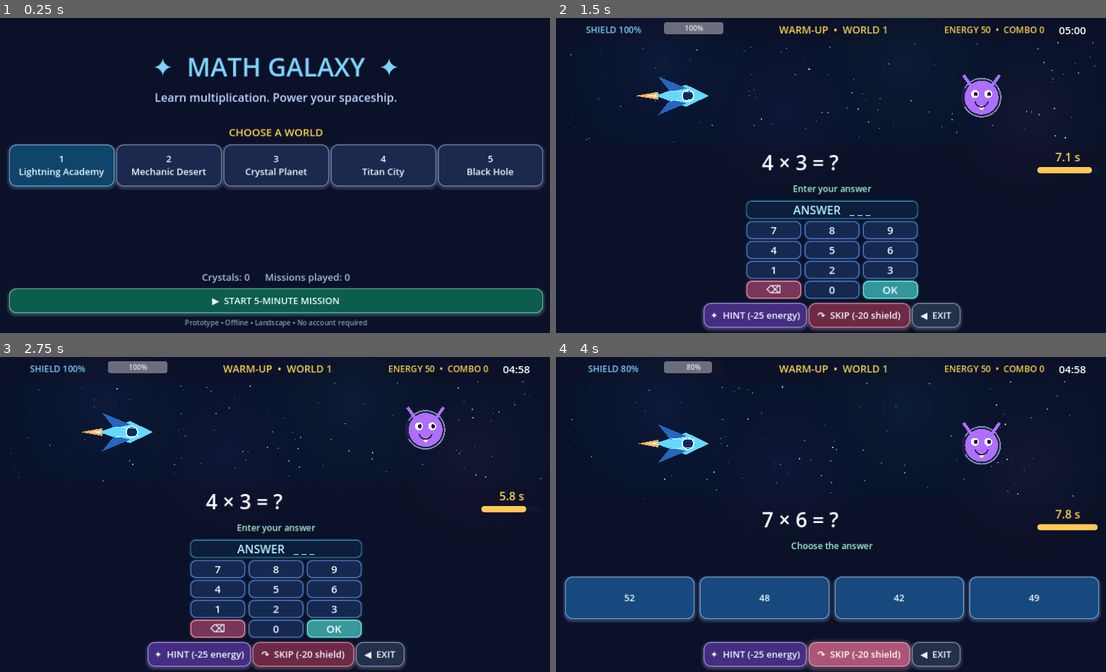
Above: before the commit, frames 1-4 (two rows, left to right).
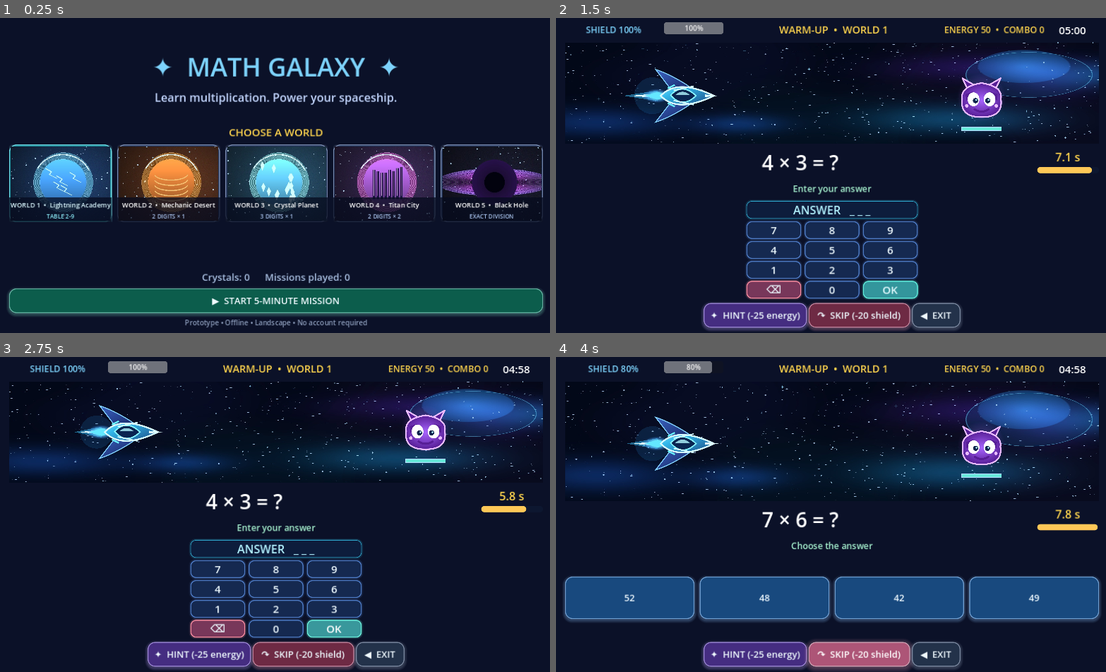
Above: after the commit, the same moments.

Repository: trun0ff/math-galaxy
Game: Godot game, scene res://scenes/Main.tscn
Same seed, same stepped clock (60 frames per second), same inputs: the game is played once before the commit and once after it.
Inputs:
- Up to frame 1 (0.25 s): no input
- Up to frame 2 (1.5 s): click "▶ START 5-MINUTE MISSION" at 0.5 s; click "OK" at 1.25 s
- Up to frame 3 (2.75 s): click "OK" at 2 s
- Up to frame 4 (4 s): click "↷ SKIP (-20 shield)" at 2.75 s; click "↷ SKIP (-20 shield)" at 3.5 s

The runs differ from the first frame. In frame 1, 15% of the frame differs, in the area x 1-99%, y 40-65%; in frame 2, 7.1%; in frame 3, 7.0%; in frame 4, 8.1%.

Commit message:
Add illustrated worlds and persistent enemy damage

Diff:
--- a/scripts/Main.gd
+++ b/scripts/Main.gd
@@ -2,6 +2,8 @@
 
 const SCENE_SCRIPT = preload("res://scripts/SpaceScene.gd")
 const KEYPAD_SCRIPT = preload("res://scripts/ui/NeonKeypad.gd")
+const WORLD_ART = [preload("res://assets/worlds/1_lightning.jpg"), preload("res://assets/worlds/2_desert.jpg"), preload("res://assets/worlds/3_crystal.jpg"), preload("res://assets/worlds/4_titan.jpg"), preload("res://assets/worlds/5_blackhole.jpg")]
+const WORLD_SUBTITLES = ["TABLE 2-9", "2 DIGITS × 1", "3 DIGITS × 1", "2 DIGITS × 2", "EXACT DIVISION"]
 const SAVE_PATH = "user://math_galaxy_progress.json"
 const MISSION_LENGTH := 300.0
 const PHASE_LIMITS := [35.0, 85.0, 235.0, 280.0, 300.0]
@@ -203,18 +205,55 @@
 	grid.columns = 5
 	grid.size_flags_horizontal = Control.SIZE_EXPAND_FILL
 	root.add_child(grid)
+	grid.add_theme_constant_override("h_separation", 12)
 	for i in range(5):
 		var idx: int = i + 1
-		var b := make_button("%d\n%s" % [idx,WORLD_NAMES[i]], func(): select_world(idx), Color("17669e") if idx == world else Color("293c73"), 205)
-		b.custom_minimum_size.y = 95
-		b.size_flags_horizontal = Control.SIZE_EXPAND_FILL
-		grid.add_child(b)
+		grid.add_child(make_world_card(idx))
 	var filler := Control.new()
 	filler.size_flags_vertical = Control.SIZE_EXPAND_FILL
 	root.add_child(filler)
 	root.add_child(make_label("Crystals: %d      Missions played: %d" % [progress.get("coins",0), progress.get("missions",0)], 22, Color("a7bddf")))
 	root.add_child(make_button("▶  START 5-MINUTE MISSION", start_mission, Color("12896f")))
 	root.add_child(make_label("Prototype • Offline • Landscape • No account required", 16, Color("8999b7")))
+
+func make_world_card(idx: int) -> Button:
+	var selected: bool = idx == world
+	var b := make_button("", func(): select_world(idx), Color("25c4d6") if selected else Color("334d82"), 180)
+	b.custom_minimum_size.y = 176
+	b.size_flags_horizontal = Control.SIZE_EXPAND_FILL
+	b.clip_contents = true
+	var picture := TextureRect.new()
+	picture.texture = WORLD_ART[idx - 1]
+	picture.expand_mode = TextureRect.EXPAND_IGNORE_SIZE
+	picture.stretch_mode = TextureRect.STRETCH_KEEP_ASPECT_COVERED
+	picture.anchor_right = 1.0
+	picture.anchor_bottom = 1.0
+	picture.offset_left = 4
+	picture.offset_top = 4
+	picture.offset_right = -4
+	picture.offset_bottom = -4
+	picture.mouse_filter = Control.MOUSE_FILTER_IGNORE
+	b.add_child(picture)
+	var dark := ColorRect.new()
+	dark.color = Color(0.025, 0.045, 0.12, 0.76)
+	dark.anchor_top = 0.68
+	dark.anchor_right = 1.0
+	dark.anchor_bottom = 1.0
+	dark.mouse_filter = Control.MOUSE_FILTER_IGNORE
+	b.add_child(dark)
+	var title := make_label("WORLD %d  •  %s" % [idx, WORLD_NAMES[idx - 1]], 15, Color("dbf8ff") if selected else Color.WHITE)
+	title.anchor_top = 0.69
+	title.anchor_right = 1
+	title.anchor_bottom = 0.88
+	title.mouse_filter = Control.MOUSE_FILTER_IGNORE
+	b.add_child(title)
+	var subtitle := make_label(WORLD_SUBTITLES[idx - 1], 13, Color("8deefa") if selected else Color("a9c3ed"))
+	subtitle.anchor_top = 0.86
+	subtitle.anchor_right = 1
+	subtitle.anchor_bottom = 1
+	subtitle.mouse_filter = Control.MOUSE_FILTER_IGNORE
+	b.add_child(subtitle)
+	return b
 
 func select_world(value: int) -> void:
 	world = value
@@ -306,6 +345,8 @@
 func update_phase_label() -> void:
 	if header != null:
 		header.text = "%s  •  WORLD %d" % [PHASE_NAMES[phase], world]
+	if art != null and is_instance_valid(art):
+		art.call("set_boss_mode", phase == 3)
 
 func update_hud() -> void:
 	info.text = "%02d:%02d" % [int(ceil(MISSION_LENGTH-elapsed)) / 60, int(ceil(MISSION_LENGTH-elapsed)) % 60]
--- a/scripts/SpaceScene.gd
+++ b/scripts/SpaceScene.gd
@@ -7,10 +7,18 @@
 var laser_timer: float = 0.0
 var death_timer: float = 0.0
 var enemy_index: int = 0
+var enemy_hp: int = 3
+var enemy_max_hp: int = 3
+var boss_mode: bool = false
+var enemy_impact: float = 0.0
+var enemy_defeated: float = 0.0
 var stars: Array[Vector2] = []
 var debris: Array[Dictionary] = []
 var shockwaves: Array[Dictionary] = []
 var rng := RandomNumberGenerator.new()
+const PLAYER_TEXTURE = preload("res://assets/battle/player.png")
+const ENEMY_TEXTURES = [preload("res://assets/battle/enemy_1.png"), preload("res://assets/battle/enemy_2.png"), preload("res://assets/battle/enemy_3.png")]
+const SPACE_TEXTURE = preload("res://assets/battle/nebula.jpg")
 
 func _ready() -> void:
 	mouse_filter = Control.MOUSE_FILTER_IGNORE
@@ -24,6 +32,8 @@
 	damage_timer = maxf(0.0, damage_timer - delta)
 	laser_timer = maxf(0.0, laser_timer - delta)
 	death_timer = maxf(0.0, death_timer - delta)
+	enemy_impact = maxf(0.0, enemy_impact - delta)
+	enemy_defeated = maxf(0.0, enemy_defeated - delta)
 	for i in range(debris.size() - 1, -1, -1):
 		var p: Dictionary = debris[i]
 		p["life"] = float(p["life"]) - delta
@@ -55,13 +65,27 @@
 		debris.append({"pos": at, "vel": velocity, "life": rng.randf_range(0.25, 0.82), "max_life": 0.82, "radius": rng.randf_range(1.5, 5.5), "color": palette[i % palette.size()]})
 	shockwaves.append({"pos": at, "age": 0.0})
 
+func set_boss_mode(active: bool) -> void:
+	if boss_mode == active: return
+	boss_mode = active
+	enemy_max_hp = 6 if active else 3
+	enemy_hp = enemy_max_hp
+	enemy_defeated = 0.0
+
 func hit_enemy() -> void:
 	if death_timer > 0.0:
 		return
 	laser_timer = 0.36
 	hit_timer = 0.6
-	burst(enemy_position(), 38, [Color("fff2a0"), Color("ffb347"), Color("ff5fa2"), Color("b9ebff")])
-	enemy_index += 1
+	enemy_hp -= 1
+	enemy_impact = 0.42
+	burst(enemy_position(), 22, [Color("fff2a0"), Color("ffb347"), Color("ff5fa2"), Color("b9ebff")])
+	if enemy_hp <= 0:
+		burst(enemy_position(), 75, [Color("fff2a0"), Color("ffb347"), Color("ff5fa2"), Color("b9ebff")], 235.0)
+		enemy_defeated = 0.31
+		enemy_index += 1
+		enemy_max_hp = 6 if boss_mode else 3
+		enemy_hp = enemy_max_hp
 
 func hit_ship() -> void:
 	if death_timer > 0.0:
@@ -79,14 +103,8 @@
 	var h: float = size.y
 	if w < 50.0 or h < 50.0:
 		return
-	# Several softly glowing nebula layers and parallax starfields.
-	draw_rect(Rect2(Vector2.ZERO, size), Color("08132b"))
-	for i in range(4):
-		var center := Vector2(w * (0.18 + i * 0.23), h * (0.22 + (i % 2) * 0.48))
-		var tint: Color = [Color("273d7e"), Color("362c70"), Color("174f65"), Color("502954")][i]
-		for j in range(7, 0, -1):
-			var alpha: float = 0.012 + (8.0 - j) * 0.003
-			draw_circle(center, float(j) * 28.0, Color(tint.r, tint.g, tint.b, alpha))
+	# Painted nebula texture with a subtle animated parallax star layer.
+	draw_texture_rect(SPACE_TEXTURE, Rect2(Vector2.ZERO, size), false, Color.WHITE)
 	for i in range(stars.size()):
 		var star: Vector2 = stars[i]
 		var layer: int = i % 3
@@ -103,30 +121,35 @@
 	if damage_timer > 0.0 and death_timer == 0.0:
 		ship += Vector2(rng.randf_range(-4.0, 4.0), rng.randf_range(-3.0, 3.0))
 	if death_timer <= 0.0:
-		# Engine bloom and ship hull.
-		var flame: float = 20.0 + sin(time_passed * 23.0) * 7.0
-		draw_colored_polygon(PackedVector2Array([ship + Vector2(-54, -9), ship + Vector2(-84 - flame, 0), ship + Vector2(-54, 9)]), Color("ffae4f"))
-		draw_colored_polygon(PackedVector2Array([ship + Vector2(-50, -4), ship + Vector2(-70 - flame * 0.7, 0), ship + Vector2(-50, 4)]), Color("d9faff"))
-		draw_colored_polygon(PackedVector2Array([ship + Vector2(-62, 0), ship + Vector2(8, -25), ship + Vector2(60, 0), ship + Vector2(8, 25)]), Color("65d8ff"))
-		draw_colored_polygon(PackedVector2Array([ship + Vector2(-28, -9), ship + Vector2(-56, -44), ship + Vector2(9, -17)]), Color("2865bd"))
-		draw_colored_polygon(PackedVector2Array([ship + Vector2(-28, 9), ship + Vector2(-56, 44), ship + Vector2(9, 17)]), Color("2865bd"))
-		draw_circle(ship + Vector2(12, 0), 13, Color("10275e"))
-		draw_line(ship + Vector2(-27, -11), ship + Vector2(29, -9), Color("a6edff"), 2.0)
-		draw_line(ship + Vector2(-27, 11), ship + Vector2(29, 9), Color("a6edff"), 2.0)
-		draw_arc(ship + Vector2(12, 0), 13, 0, TAU, 32, Color("d3ffff"), 3.0)
-	if hit_timer <= 0.35:
-		var color: Color = [Color("ae6fff"), Color("ff7777"), Color("6addad")][enemy_index % 3]
-		var enemy_scale: float = 1.0 + sin(time_passed * 3.0) * 0.025
-		draw_circle(enemy, 46.0 * enemy_scale, Color(color.r, color.g, color.b, 0.12))
-		draw_circle(enemy, 38.0 * enemy_scale, color)
-		draw_arc(enemy, 43.0 * enemy_scale, -PI * 0.84, PI * 0.84, 40, Color("c5ecff", 0.55), 3.0)
-		draw_circle(enemy + Vector2(0, 23), 5.0, Color("fff1a8"))
-		draw_line(enemy + Vector2(-24, -27), enemy + Vector2(-41, -51), color, 7.0)
-		draw_line(enemy + Vector2(24, -27), enemy + Vector2(41, -51), color, 7.0)
-		for offset in [-15.0, 15.0]:
-			draw_circle(enemy + Vector2(offset, -8), 9.0, Color.WHITE)
-			draw_circle(enemy + Vector2(offset + 2.0, -8), 4.5, Color("1a1640"))
-		draw_arc(enemy + Vector2(0, 6), 15, 0.2, PI - 0.2, 22, Color("2a1d57"), 3.0)
+		# Textured ship sprite, animated engine plume and engine core glow.
+		var flame: float = 24.0 + sin(time_passed * 22.0) * 8.0
+		draw_circle(ship + Vector2(-68, 0), 32.0 + flame * 0.3, Color(0.16, 0.65, 1.0, 0.14))
+		draw_colored_polygon(PackedVector2Array([ship + Vector2(-57, -12), ship + Vector2(-102 - flame, 0), ship + Vector2(-57, 12)]), Color(0.25, 0.78, 1.0, 0.48))
+		draw_colored_polygon(PackedVector2Array([ship + Vector2(-62, -5), ship + Vector2(-95 - flame * 0.65, 0), ship + Vector2(-62, 5)]), Color("e5ffff"))
+		draw_texture_rect(PLAYER_TEXTURE, Rect2(ship - Vector2(93, 93), Vector2(186, 186)), false)
+	if enemy_defeated <= 0.0:
+		var enemy_scale: float = (1.35 if boss_mode else 1.0) * (1.0 + sin(time_passed * 3.0) * 0.025)
+		var enemy_size := Vector2(125.0, 125.0) * enemy_scale
+		var shake := Vector2(sin(time_passed * 76.0) * enemy_impact * 13.0, cos(time_passed * 64.0) * enemy_impact * 9.0)
+		draw_texture_rect(ENEMY_TEXTURES[enemy_index % 3], Rect2(enemy + shake - enemy_size * 0.5, enemy_size), false)
+		# Damage persists on the same enemy until its HP reaches zero.
+		var damage_fraction: float = 1.0 - float(enemy_hp) / float(enemy_max_hp)
+		if damage_fraction > 0.0:
+			for n in range(1 + int(damage_fraction * 4.0)):
+				var origin := enemy + Vector2(-24.0 + n * 11.0, -23.0 + n % 2 * 13.0)
+				draw_polyline(PackedVector2Array([origin, origin + Vector2(7, 11), origin + Vector2(1, 20)]), Color(0.11, 0.05, 0.22, 0.85), 2.4)
+			if damage_fraction > 0.5:
+				for n in range(3):
+					var spark := enemy + Vector2(22.0 + n * 5.0, -24.0 + sin(time_passed * 9.0 + n) * 8.0)
+					draw_circle(spark, 2.0 + sin(time_passed * 12.0 + n), Color("ffba69"))
+		if enemy_impact > 0.0:
+			draw_circle(enemy, 49.0 * enemy_scale, Color(1.0, 0.66, 0.77, enemy_impact * 0.6))
+		# Persistent HP bar for normal enemies and tougher bosses.
+		var bar_width: float = 126.0 if boss_mode else 90.0
+		var bar_rect := Rect2(enemy + Vector2(-bar_width * 0.5, 66.0 * enemy_scale), Vector2(bar_width, 8))
+		draw_rect(bar_rect, Color("1a2244"), true)
+		draw_rect(Rect2(bar_rect.position, Vector2(bar_width * float(enemy_hp) / float(enemy_max_hp), 8)), Color("ff526d") if enemy_hp <= 1 else Color("67e9da"), true)
+		draw_rect(bar_rect, Color("b7dcff"), false, 1.0)
 	if laser_timer > 0.0:
 		var opacity: float = minf(1.0, laser_timer * 4.0)
 		draw_line(ship + Vector2(58, 0), enemy, Color(0.1, 0.7, 1.0, 0.25 * opacity), 23.0)
Binary file added: assets/battle/enemy_1.png
Not shown, added: assets/battle/enemy_1.png.import
Binary file added: assets/battle/enemy_2.png
Not shown, added: assets/battle/enemy_2.png.import
Binary file added: assets/battle/enemy_3.png
Not shown, added: assets/battle/enemy_3.png.import
Binary file added: assets/battle/nebula.jpg
Not shown, added: assets/battle/nebula.jpg.import
Binary file added: assets/battle/player.png
Not shown, added: assets/battle/player.png.import
Binary file added: assets/worlds/1_lightning.jpg
Binary file added: assets/worlds/2_desert.jpg
(and 3 more such lines)
